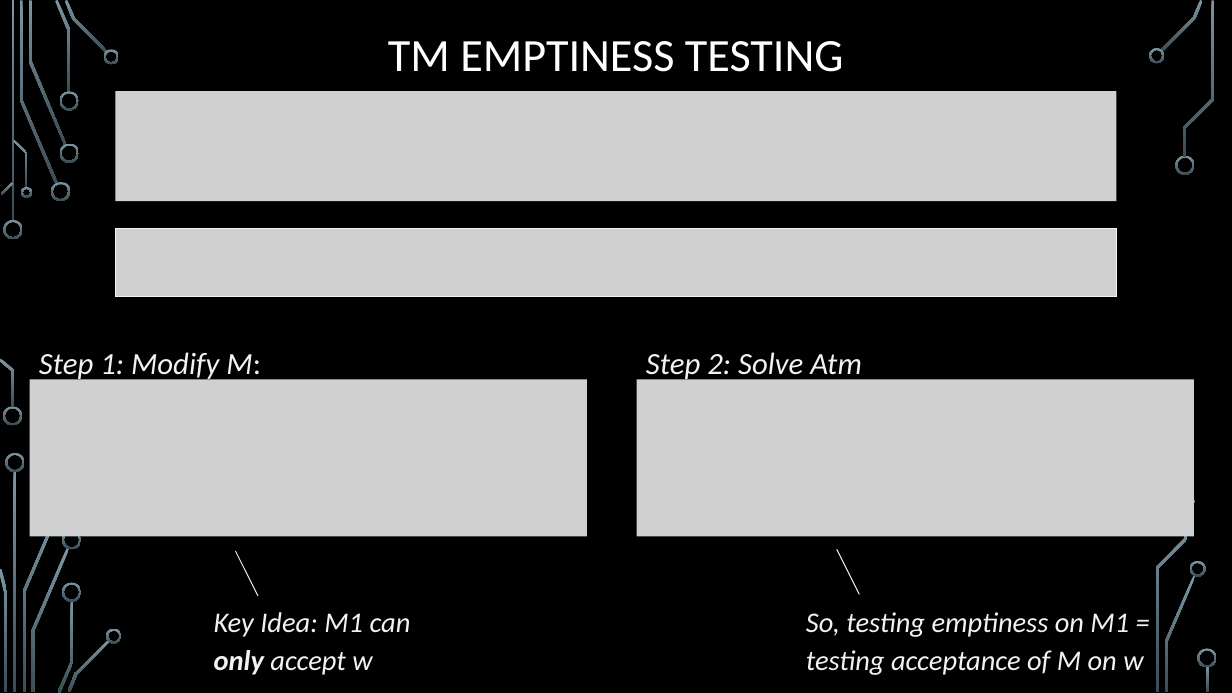
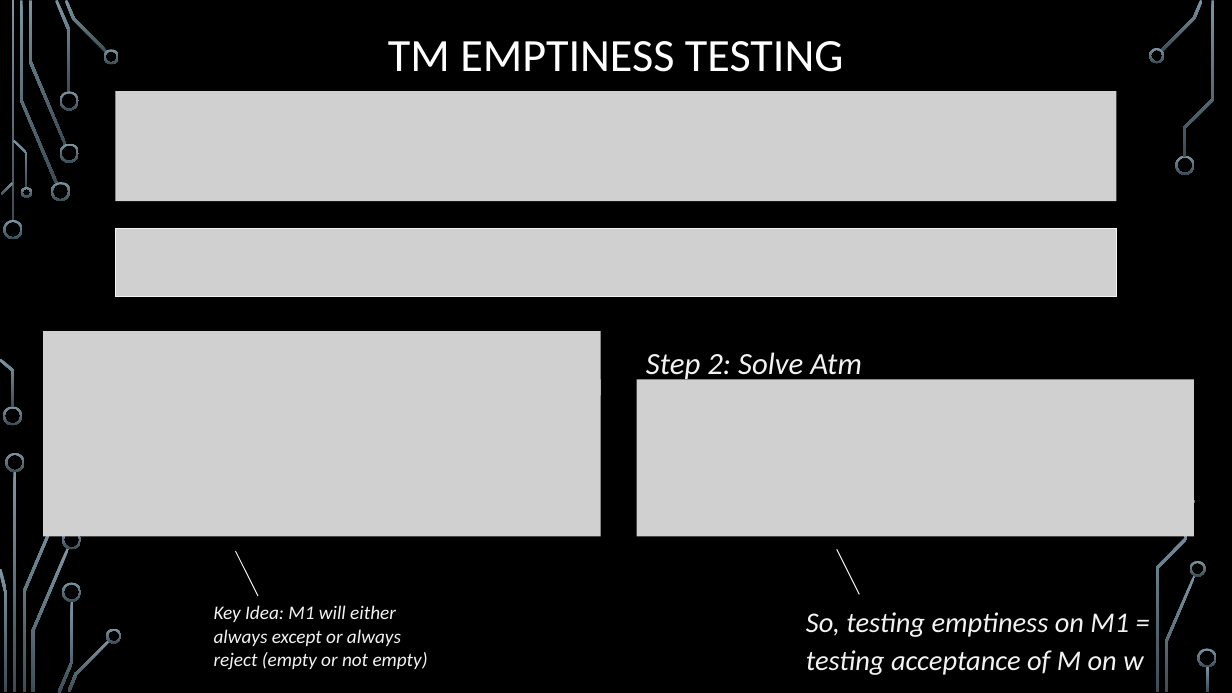
Before and after one commit to markfloryan/dmt2, a slide deck: slide 45 of slides/04-DecidableLanguages.pptx. Drawn at 1232x693 pixels with LibreOffice and Linux fonts; fonts in the diff are those of the drawing; grey boxes stand for pictures; background and template pictures are left out. Boxes give left, top, right and bottom in pixels: in the first picture for what was removed or moved away, otherwise in the second. Text is boxed around its words. In the diff, an @@ line names an element or a change of style, - is before the commit and + after.

```diff
--- a/slides/04-DecidableLanguages.pptx
+++ b/slides/04-DecidableLanguages.pptx
@@ text removed at [39,352,261,382] @@
-Step 1: Modify M:
@@ picture added at [43,331,601,396] @@
@@ picture: place and size @@
-picture at [30,380,587,537]
+picture at [43,380,601,537]
@@ text at [214,605,428,670]: text changed; size 22.2 to 15 pt @@
-Key Idea: M1 can only accept w
+Key Idea: M1 will either always except or always reject (empty or not empty)
```
Also in this commit, not shown: 1 other slide changed.
